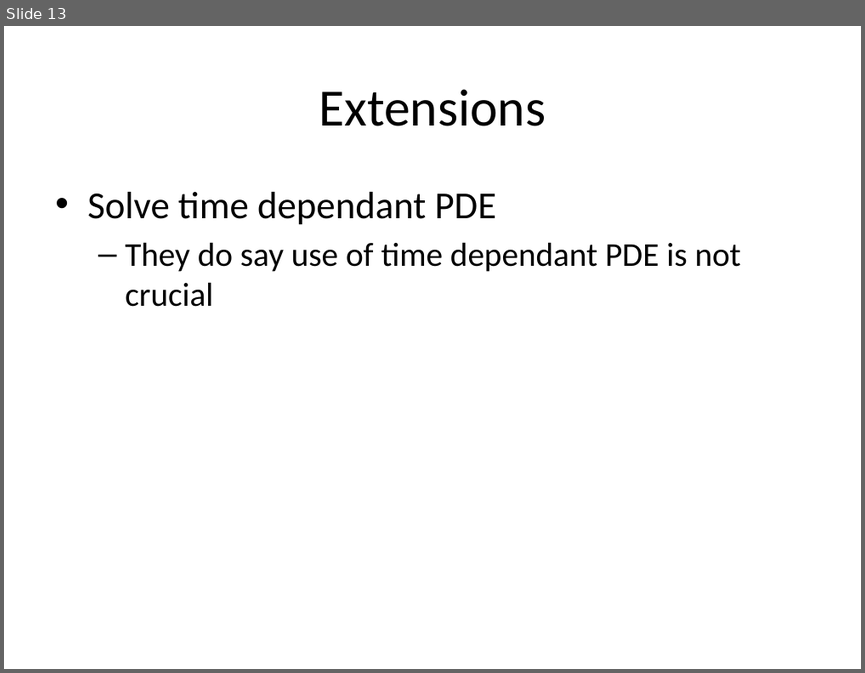
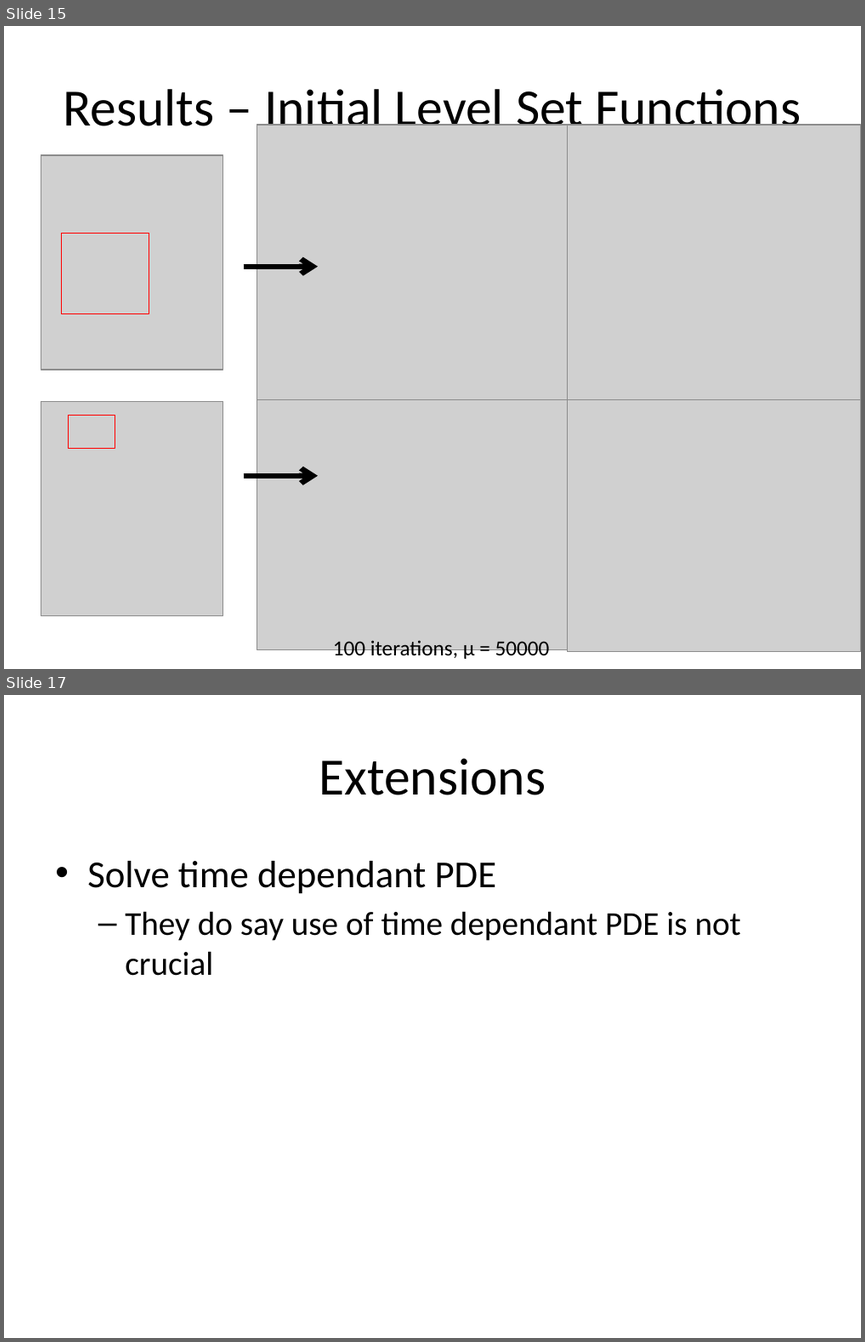
Before and after one commit to michaelwh/activecontnoedge, a slide deck: michael-activecont.pptx. Shown one above the other, each under a label of ours: slide 13 before the commit, slides 15 and 17 after it; the slides between them are not shown. The pictures are 865x673 and 865x1342 pixels, drawn with LibreOffice and Linux fonts; fonts in the diff are those of the drawing; grey boxes stand for pictures. Boxes give left, top, right and bottom in pixels: in the first picture for what was removed or moved away, otherwise in the second. Text is boxed around its words. In the diff, an @@ line names an element or a change of style, - is before the commit and + after.

Commit message:
More presentation stuff, added lots of result images

```diff
--- a/michael-activecont.pptx
+++ b/michael-activecont.pptx
@@ slide 15 added at bbox=[4, 26, 861, 669], background #FFFFFF @@
@@ title added at bbox=[63, 89, 800, 138], 44 pt, text #000000 @@
+Results – Initial Level Set Functions
@@ picture added at bbox=[256, 125, 621, 399] @@
@@ picture added at bbox=[567, 125, 861, 399] @@
@@ picture added at bbox=[41, 155, 223, 369] @@
@@ rectangle added at bbox=[62, 233, 148, 313], outline #FF0000 0.75 pt @@
@@ arrow added from (244, 267) to (318, 267), #000000 4.5 pt @@
@@ picture added at bbox=[256, 374, 621, 649] @@
@@ picture added at bbox=[567, 375, 861, 651] @@
@@ picture added at bbox=[41, 402, 223, 616] @@
@@ rectangle added at bbox=[69, 415, 115, 448], outline #FF0000 0.75 pt @@
@@ arrow added from (244, 476) to (318, 476), #000000 4.5 pt @@
@@ text added at bbox=[333, 640, 550, 660], 18 pt, text #000000 @@
+100 iterations, μ = 50000
@@ what was slide 13 is now slide 17 @@
```
Also in this commit, not shown: 4 other slides added, 1 slide removed, 14 other files.
